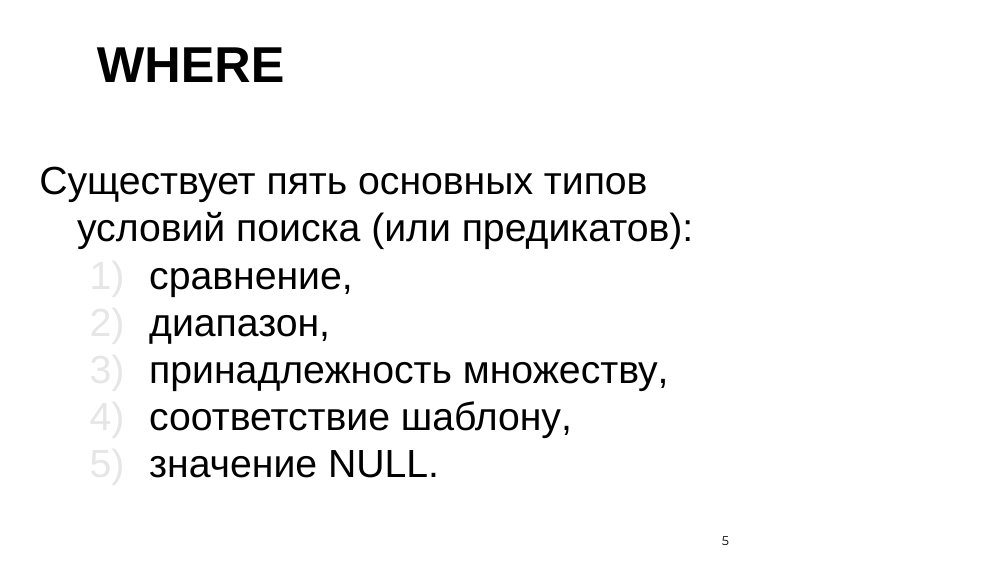
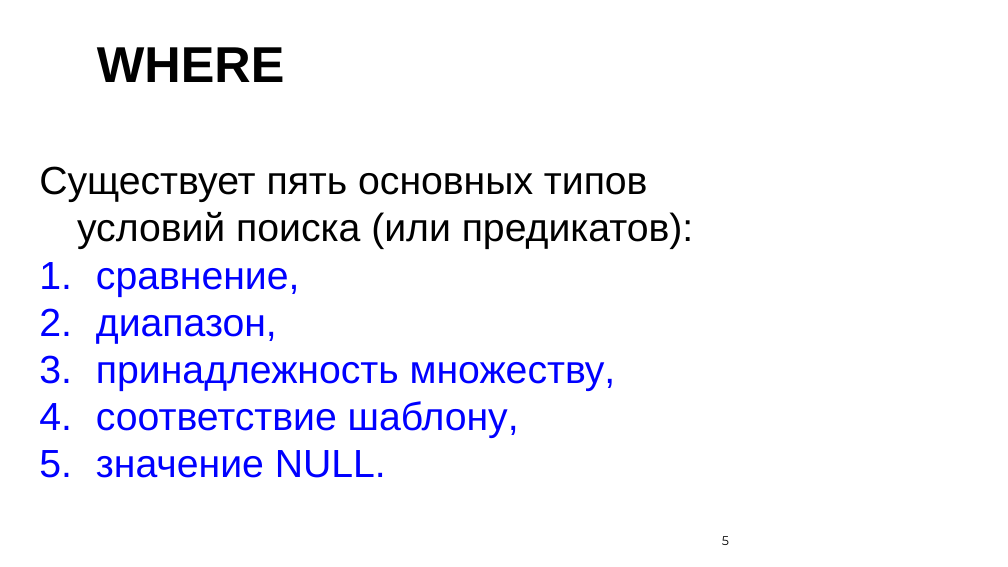
Before and after one commit to nesrv/pg-sql-1, a slide deck: slide 5 of DAY-2/docs/презентация.pptx. Drawn at 1008x567 pixels with LibreOffice and Linux fonts; fonts in the diff are those of the drawing; background and template pictures are left out. Boxes give left, top, right and bottom in pixels: in the first picture for what was removed or moved away, otherwise in the second. Text is boxed around its words. In the diff, an @@ line names an element or a change of style, - is before the commit and + after.

```diff
--- a/DAY-2/docs/презентация.pptx
+++ b/DAY-2/docs/презентация.pptx
@@ text at (96,268,616,478): text colour #000000 to #0000FF in "сравнение,", "диапазон,", "принадлежность множеству,", "соответствие шаблону," and 1 more places; bullet 1) to 1.; list level 2 to 1 in "сравнение,"; list level 2 to 1 in "диапазон,"; list level 2 to 1 in "принадлежность множеству,"; list level 2 to 1 in "соответствие шаблону,"; list level 2 to 1 in "значение NULL." @@
```
Also in this commit, not shown: 11 other slides changed.
